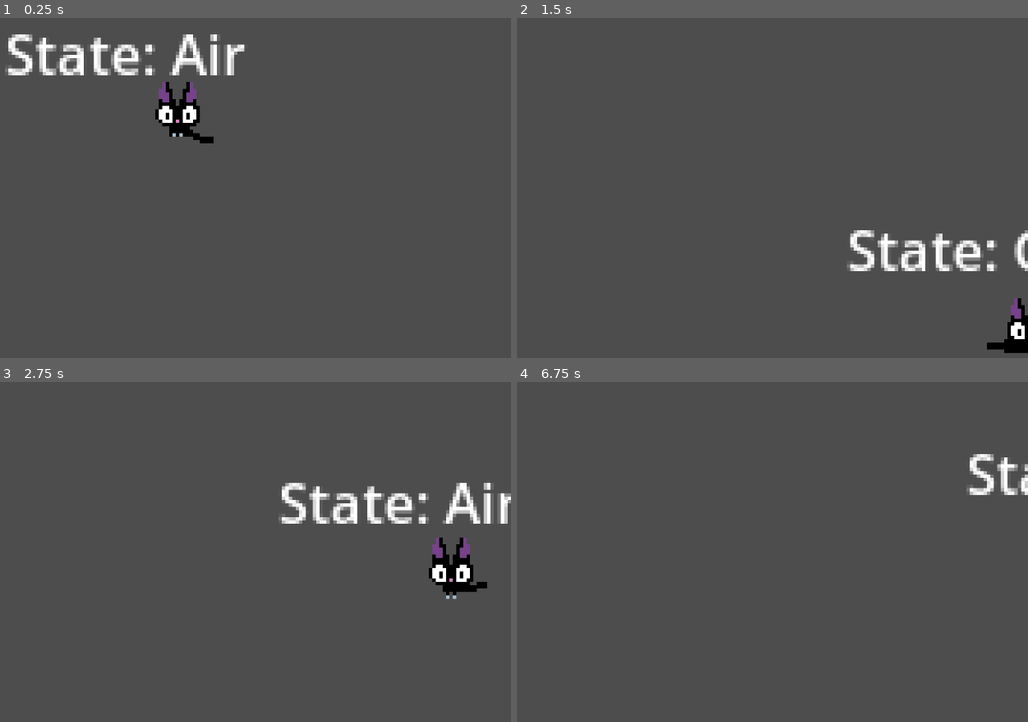
Above: before the commit, frames 1-4 (two rows, left to right).
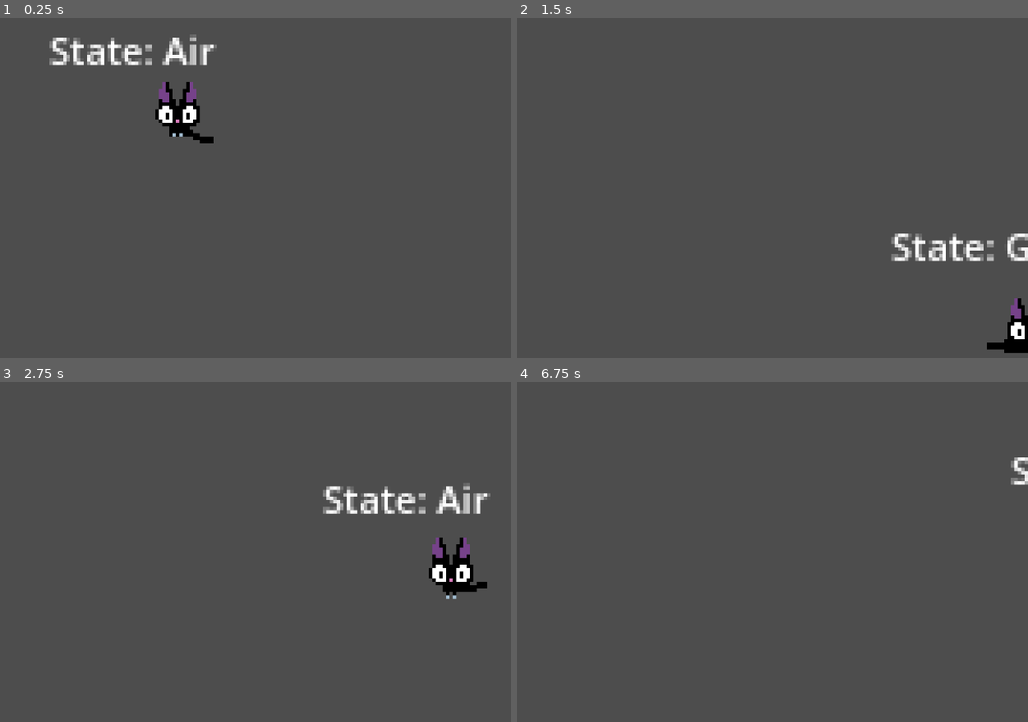
Above: after the commit, the same moments.

Repository: jebef/jimmy-mac
Game: Godot game, scene res://scenes/main.tscn
Two runs of this game, one before a commit and one after it. Both use one fixed random seed, a clock stepped at 60 frames per second and the inputs below.
Inputs:
- Up to frame 1 (0.25 s): no input
- Up to frame 2 (1.5 s): hold Right (right) from 0.53 s (still down); tap Space (jump) at 0.77 s
- Up to frame 3 (2.75 s): tap Space (jump) at 1.52 s; release Right (right) at 2.03 s; hold Left (left) from 2.03 s (still down)
- Up to frame 4 (6.75 s): release Left (left) at 2.78 s; hold Right (right) 2.78-4.28 s; tap Space (jump) at 3.02, 3.77, 4.52, 5, 6.02, 6.5 s; tap Enter at 4.25, 5.75 s; hold Left (left) 4.28-5.03 s; hold Right (right) 5.03-5.78 s; hold Left (left) from 5.78 s (still down)

The runs differ from the first frame. In frame 1, 3.0% of the frame differs, in the area x 0-48%, y 4-17%; in frame 2, 2.3%; in frame 3, 2.9%; in frame 4, 0.8%.

Commit message:
Resized player state debugging label

Diff:
--- a/scenes/player.tscn
+++ b/scenes/player.tscn
@@ -570,10 +570,11 @@
 land_animation_name = &"land"
 
 [node name="CharacterStateMachineLabel" type="Label" parent="." node_paths=PackedStringArray("state_machine")]
-offset_left = -52.0
-offset_top = -42.0
-offset_right = 50.0
-offset_bottom = -19.0
+offset_left = -39.0
+offset_top = -39.0
+offset_right = 36.0
+offset_bottom = -23.0
+theme_override_font_sizes/font_size = 11
 text = "State: "
 script = ExtResource("8_5rswf")
 state_machine = NodePath("../CharacterStateMachine")
